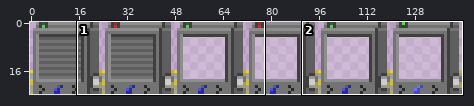
Sprite sheet -- objects/wired/pipe/extractor/liquidextractor.png. The first picture is a wide view before the edit; the outline marks the close-up.
Close-up. Earlier state:
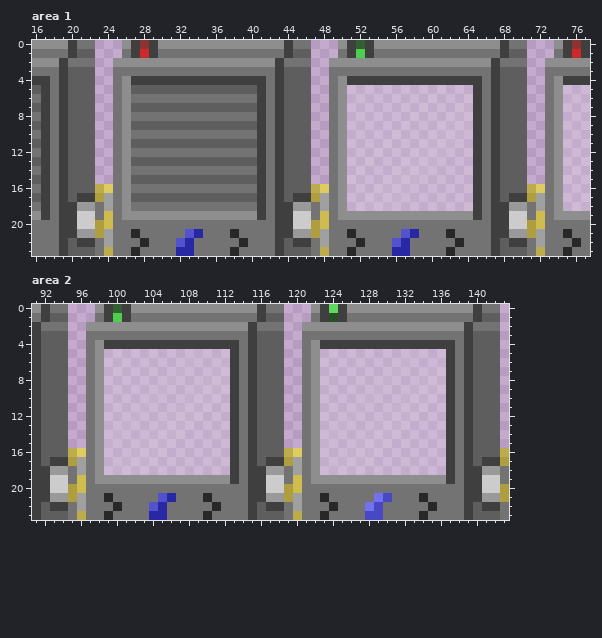
The file is 144x24 pixels. Colours within 5 levels of each other are drawn and written as one. Shown: area 1: x 16..77, y 0..23; area 2: x 91..143, y 0..23.
Once edited:
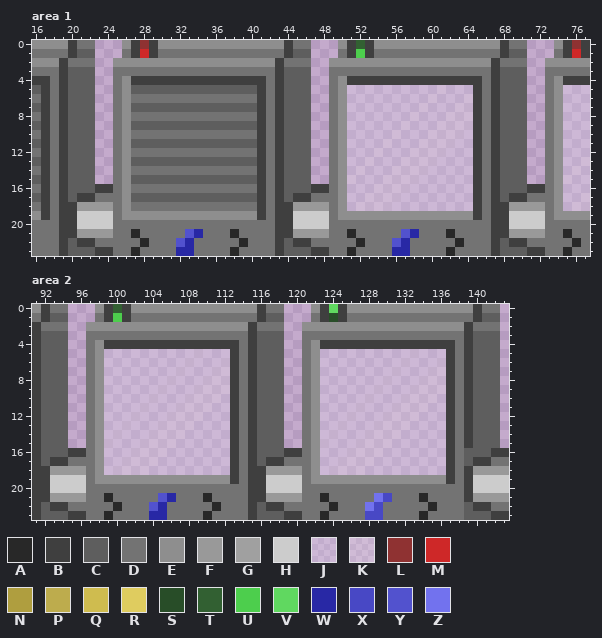
Palette (. is transparent): A #282828  B #3f3f3f  C #5e5e5e  D #737373  E #8e8e8e  F #999999  G #a0a0a0  H #cccccc  J #f2f2ff33  K #ffffff33  L #8f3232  M #ce2828  N #af9e3f  P #bdac4d  Q #cfbc4f  R #dfcc5f  S #284d28  T #326032  U #4dce4d  V #60d860  W #2828a5  X #4848c5  Y #5252ce  Z #7272ee
Commit: Small modification to sprite, hoping skizot doesn't kill me
Edits made:
--- area 1
@@ x 16..77 @@
 15 CBDBCCC..DECCCCCCCCCCCCCCBDBCCC..DEKJJJKKKKJJJJJJBDBCCC..DEKJJ
-16 DBDBCCCPRDEDDDDDDDDDDDDDDBDBCCCPRDEJJJKKKKJJJJJJJBDBCCCPRDEJJJ
-17 CBDBCBBNGDECCCCCCCCCCCCCCBDBCBBNGDEJJKKKKJJJJJJJJBDBCBBNGDEJJK
-18 DBDBBFFDGDEDDDDDDDDDDDDDDBDBBFFDGDEJKKKKJJJJJJJJJBDBBFFDGDEJKK
-19 EBDBBHHDQDEEEEEEEEEEEEEEEBDBBHHDQDEEEEEEEEEEEEEEEBDBBHHDQDEEEE
-20 DDDBBHHNQDDDDDDDDDDDDDDDDDDBBHHNQDDDDDDDDDDDDDDDDDDBBHHNQDDDDD
-21 DDDBBFFNGDDADDDDDYWDDDADDDDBBFFNGDDADDDDDYWDDDADDDDBBFFNGDDADD
-22 DDDBCBBDGDDDADDDYWDDDDDADDDBCBBDGDDDADDDYWDDDDDADDDBCBBDGDDDAD
-23 DDDBCCCDPDDADDDDWWDDDDADDDDBCCCDPDDADDDDWWDDDDADDDDBCCCDPDDADD
+16 DBDBCCCBBDEDDDDDDDDDDDDDDBDBCCCBBDEJJJKKKKJJJJJJJBDBCCCBBDEJJJ
+17 CBDBCBBDDDECCCCCCCCCCCCCCBDBCBBDDDEJJKKKKJJJJJJJJBDBCBBDDDEJJK
+18 DBDBBFFFFDEDDDDDDDDDDDDDDBDBBFFFFDEJKKKKJJJJJJJJJBDBBFFFFDEJKK
+19 EBDBBHHHHDEEEEEEEEEEEEEEEBDBBHHHHDEEEEEEEEEEEEEEEBDBBHHHHDEEEE
+20 DDDBBHHHHDDDDDDDDDDDDDDDDDDBBHHHHDDDDDDDDDDDDDDDDDDBBHHHHDDDDD
+21 DDDBBFFFFDDADDDDDYWDDDADDDDBBFFFFDDADDDDDYWDDDADDDDBBFFFFDDADD
+22 DDDBCBBDDDDDADDDYWDDDDDADDDBCBBDDDDDADDDYWDDDDDADDDBCBBDDDDDAD
+23 DDDBCCCBBDDADDDDWWDDDDADDDDBCCCBBDDADDDDWWDDDDADDDDBCCCBBDDADD
--- area 2
@@ x 91..143 @@
 15 BCCC..DEKJJJKKKKJJJJJJBDBCCC..DEKJJJKKKKJJJJJJBDBCCC.
-16 BCCCPRDEJJJKKKKJJJJJJJBDBCCCPRDEJJJKKKKJJJJJJJBDBCCCP
-17 BCBBNGDEJJKKKKJJJJJJJJBDBCBBNGDEJJKKKKJJJJJJJJBDBCBBN
-18 BBFFDGDEJKKKKJJJJJJJJJBDBBFFDGDEJKKKKJJJJJJJJJBDBBFFD
-19 BBHHDQDEEEEEEEEEEEEEEEBDBBHHDQDEEEEEEEEEEEEEEEBDBBHHD
-20 BBHHNQDDDDDDDDDDDDDDDDDDBBHHNQDDDDDDDDDDDDDDDDDDBBHHN
-21 BBFFNGDDADDDDDYWDDDADDDDBBFFNGDDADDDDDZXDDDADDDDBBFFN
-22 BCBBDGDDDADDDYWDDDDDADDDBCBBDGDDDADDDZXDDDDDADDDBCBBD
-23 BCCCDPDDADDDDWWDDDDADDDDBCCCDPDDADDDDXXDDDDADDDDBCCCD
+16 BCCCBBDEJJJKKKKJJJJJJJBDBCCCBBDEJJJKKKKJJJJJJJBDCCCBB
+17 BCBBDDDEJJKKKKJJJJJJJJBDBCBBDDDEJJKKKKJJJJJJJJBDCBBDD
+18 BBFFFFDEJKKKKJJJJJJJJJBDBBFFFFDEJKKKKJJJJJJJJJBDBFFFF
+19 BBHHHHDEEEEEEEEEEEEEEEBDBBHHHHDEEEEEEEEEEEEEEEBDBHHHH
+20 BBHHHHDDDDDDDDDDDDDDDDDDBBHHHHDDDDDDDDDDDDDDDDDDBHHHH
+21 BBFFFFDDADDDDDYWDDDADDDDBBFFFFDDADDDDDZXDDDADDDDBFFFF
+22 BCBBDDDDDADDDYWDDDDDADDDBCBBDDDDDADDDZXDDDDDADDDCBBDD
+23 BCCCBBDDADDDDWWDDDDADDDDBCCCBBDDADDDDXXDDDDADDDDCCCBB
Changed places in both close-ups, as pixel boxes (x1, y1, x2, y2):
changed: (95, 184, 113, 256)
changed: (311, 184, 329, 256)
changed: (527, 184, 545, 256)
changed: (68, 448, 86, 520)
changed: (284, 448, 302, 520)
changed: (464, 448, 509, 520)
